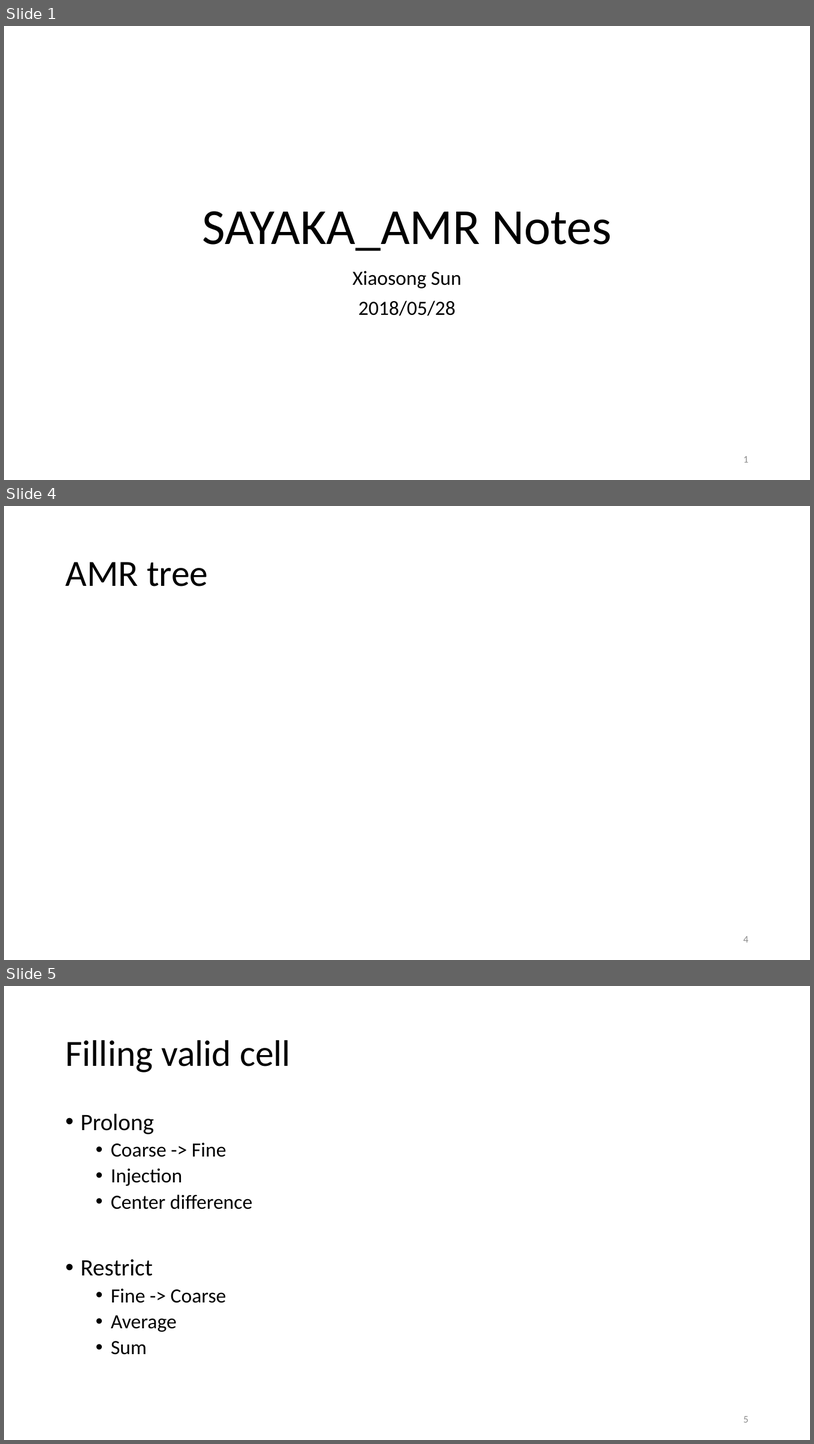
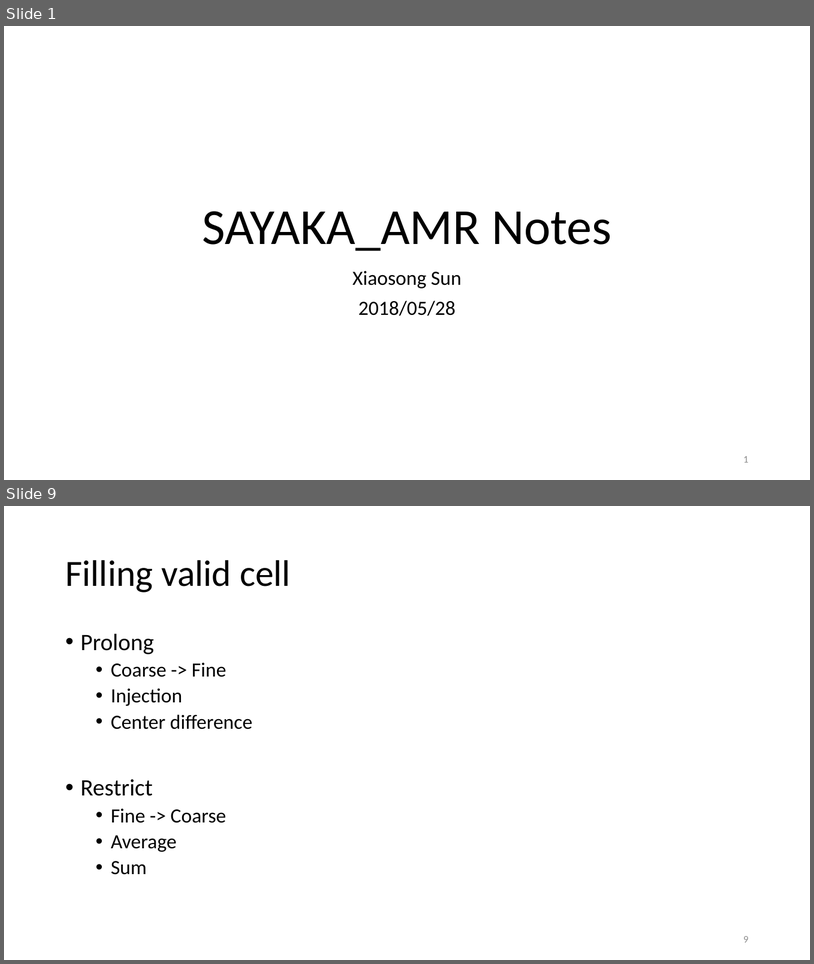
Before and after one commit to haloless/SayakaAmr, a slide deck: doc/note_sayaka.pptx. Shown one above the other, each under a label of ours: slides 1, 4 and 5 before the commit, slides 1 and 9 after it; the slides between them are not shown. The pictures are 814x1444 and 814x964 pixels, drawn with LibreOffice and Linux fonts; fonts in the diff are those of the drawing. Boxes give left, top, right and bottom in pixels: in the first picture for what was removed or moved away, otherwise in the second. Text is boxed around its words. In the diff, an @@ line names an element or a change of style, - is before the commit and + after.

```diff
--- a/doc/note_sayaka.pptx
+++ b/doc/note_sayaka.pptx
@@ slide 4 removed at [4, 506, 810, 960], background #FFFFFF @@
@@ title removed at [65, 562, 208, 586] @@
-AMR tree
@@ page number removed at [744, 936, 749, 942] @@
-4
@@ what was slide 5 is now slide 9 @@
@@ page number at [744, 936, 749, 942]: text changed @@
-5
+9
```
Also in this commit, not shown: 3 slides changed, 7 slides added, 22 other files.
